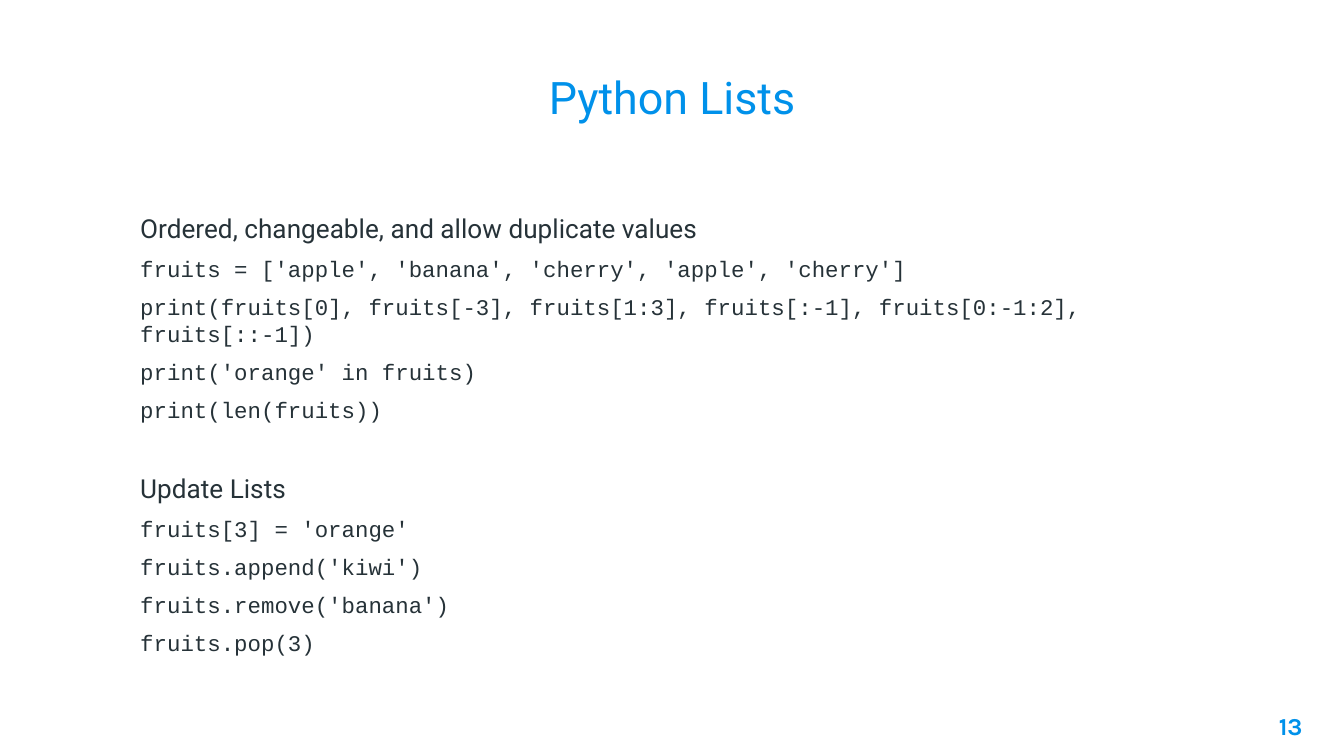
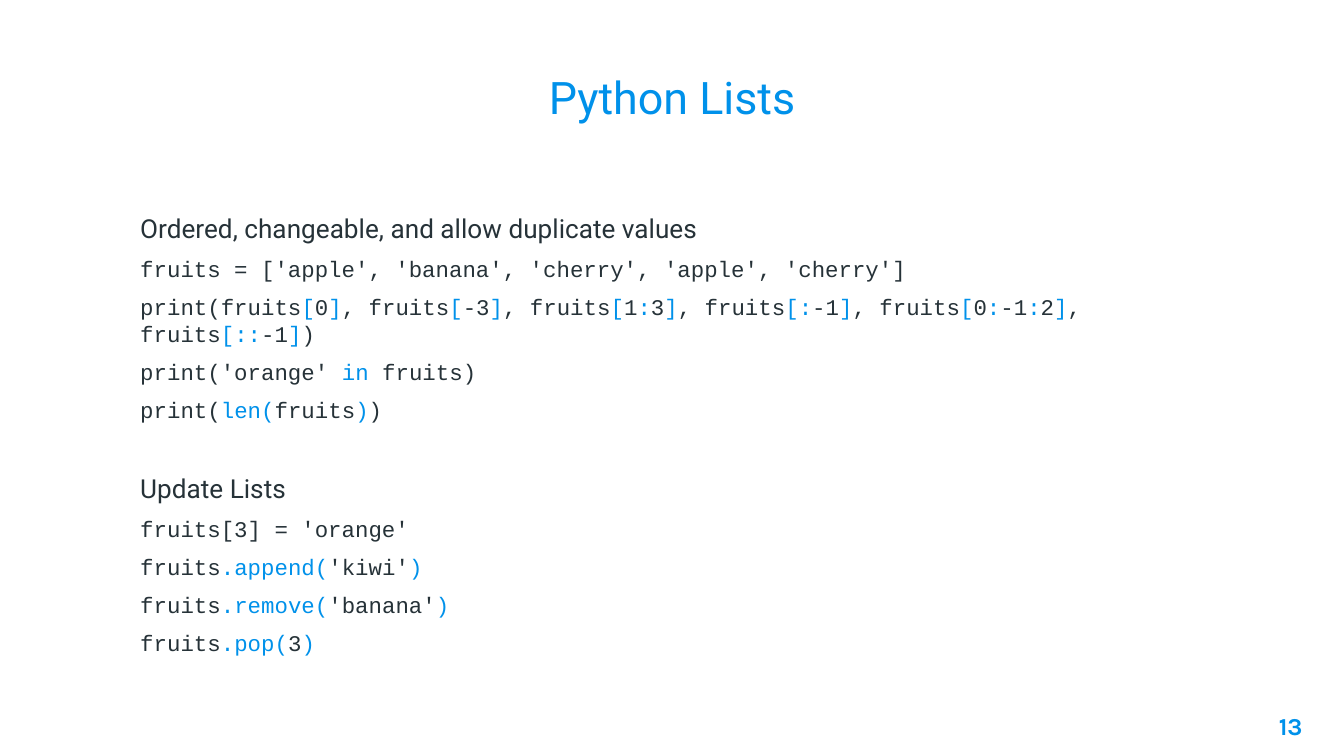
Before and after one commit to AleeRezaa/learn-python, a slide deck: slide 13 of Python.pptx. Drawn at 1344x756 pixels with LibreOffice and Linux fonts; fonts in the diff are those of the drawing; background and template pictures are left out. Boxes give left, top, right and bottom in pixels: in the first picture for what was removed or moved away, otherwise in the second. Text is boxed around its words. In the diff, an @@ line names an element or a change of style, - is before the commit and + after.

```diff
--- a/Python.pptx
+++ b/Python.pptx
@@ text at (x1=140, y1=299, x2=1081, y2=656): text colour #263238 to #0091EA in "print(fruits[0], fruits[-3], fruits[1:3], fruits[:-1], fruit ...", "in", "print(len(fruits))", "fruits.append('kiwi')" and 2 more places @@
```
Also in this commit, not shown: 1 other slide changed, 2 slides added.
